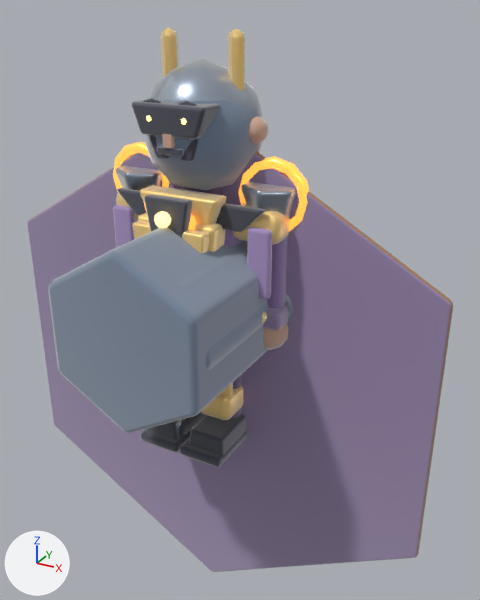
What one commit did to the glTF model public/assets/models/characters/commander.glb.
Camera for both pictures: a 50 mm camera at (1.72, -2.76, 2.21) aimed at (0.1, 0.18, 0.74). The axes (+X, +Y, +Z) are drawn at lower left. The lights are the same throughout. The first picture is the older version. Where no turn or scale is listed for an object, it has been applied to the vertices.
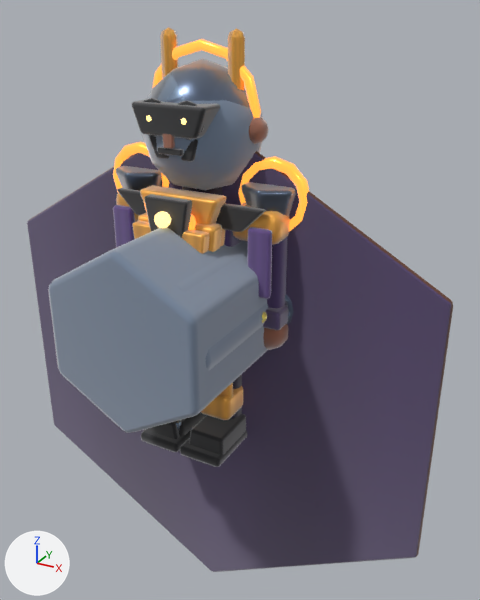
Changed parts and their boxes (x1, y1, x2, y2) in the pictures (480 x 600 px):
'weapon.pole', surface changed (darker): (27, 151, 453, 572) in both
'crest.crown', surface changed (darker): (151, 59, 250, 108) in both
'armPanel.R', surface changed (darker): (247, 227, 272, 299) in both
'collarFront', surface changed: (140, 185, 226, 225) in both
'head.commanderCrownBand', added (orange): after (152, 39, 261, 118)
'shoulderCap.1', surface changed (darker): (241, 182, 296, 216) in both
'arm.R', surface changed (darker): (267, 237, 287, 308) in both
'crest.hornR', surface changed (brown to orange): (228, 28, 245, 90) in both
'shoulder.R', surface changed: (232, 203, 290, 245) in both
'shoulderCap.-1', surface changed (darker): (116, 166, 162, 191) in both
'knee.R', surface changed: (201, 386, 243, 420) in both
'armPanel.L', surface changed (darker): (113, 205, 135, 248) in both
'crest.hornL', surface changed (brown to orange): (160, 27, 178, 79) in both
'torsoFrontShell', surface changed: (138, 213, 222, 252) in both
'arm.R.cuff', surface changed (darker): (263, 305, 289, 330) in both
'glove.R', surface changed (darker): (263, 324, 288, 350) in both
'torsoPanel.R', surface changed: (182, 230, 209, 254) in both
'ear.R', surface changed (beige to brown): (249, 117, 269, 144) in both
'torsoPanel.L', surface changed: (132, 220, 151, 239) in both
'torso', surface changed (darker): (224, 230, 243, 247) in both
'faceNoseBridge', surface changed (beige to brown): (162, 134, 175, 149) in both
'neckGuard', surface changed: (182, 186, 222, 195) in both
'wristBand.R', surface changed: (285, 295, 293, 324) in both
'shoulder.L', surface changed: (116, 193, 139, 222) in both
'leg.R.shinPlate', surface changed: (222, 383, 233, 398) in both
'torsoShell', surface changed: (220, 228, 226, 247) in both

What changed in the scene script:
```text
Change mat_mat_commander_metal:
    where n2 = _N.new('ShaderNodeMix'); n2.name = 'Mix'
    remove n2.inputs[7].default_value = (0.34, 0.4, 0.5, 1.0)  # 'B', grey #9eaabc
    add n4 = _N.new('ShaderNodeTexImage'); n4.name = 'Image Texture'
    add n4.image = img_art_paint_mat_commander_metal
    where n3 = _N.new('ShaderNodeVertexColor'); n3.name = 'Color Attribute'
    remove _L.new(n3.outputs[0], n2.inputs[6])  # 'Color' to 'A'
    add _L.new(n3.outputs[0], n2.inputs[7])  # 'Color' to 'B'
    add _L.new(n4.outputs[0], n2.inputs[6])  # 'Color' to 'A'
Change mat_mat_commander_accent:
    where n2 = _N.new('ShaderNodeMix'); n2.name = 'Mix'
    remove n2.inputs[7].default_value = (1.0, 0.7, 0.24, 1.0)  # 'B', beige #ffda86
    add n4 = _N.new('ShaderNodeTexImage'); n4.name = 'Image Texture'
    add n4.image = img_art_paint_mat_commander_accent
    where n3 = _N.new('ShaderNodeVertexColor'); n3.name = 'Color Attribute'
    remove _L.new(n3.outputs[0], n2.inputs[6])  # 'Color' to 'A'
    add _L.new(n3.outputs[0], n2.inputs[7])  # 'Color' to 'B'
    add _L.new(n4.outputs[0], n2.inputs[6])  # 'Color' to 'A'
Change mat_mat_commander_skin:
    where n2 = _N.new('ShaderNodeMix'); n2.name = 'Mix'
    remove n2.inputs[7].default_value = (0.62, 0.38, 0.28, 1.0)  # 'B', beige #cea690
    add n4 = _N.new('ShaderNodeTexImage'); n4.name = 'Image Texture'
    add n4.image = img_art_paint_mat_commander_skin
    where n3 = _N.new('ShaderNodeVertexColor'); n3.name = 'Color Attribute'
    remove _L.new(n3.outputs[0], n2.inputs[6])  # 'Color' to 'A'
    add _L.new(n3.outputs[0], n2.inputs[7])  # 'Color' to 'B'
    add _L.new(n4.outputs[0], n2.inputs[6])  # 'Color' to 'A'
Change mat_mat_commander_cloth:
    where n2 = _N.new('ShaderNodeMix'); n2.name = 'Mix'
    remove n2.inputs[7].default_value = (0.28, 0.18, 0.42, 1.0)  # 'B', purple #9076ad
    add n4 = _N.new('ShaderNodeTexImage'); n4.name = 'Image Texture'
    add n4.image = img_art_paint_mat_commander_cloth
    where n3 = _N.new('ShaderNodeVertexColor'); n3.name = 'Color Attribute'
    remove _L.new(n3.outputs[0], n2.inputs[6])  # 'Color' to 'A'
    add _L.new(n3.outputs[0], n2.inputs[7])  # 'Color' to 'B'
    add _L.new(n4.outputs[0], n2.inputs[6])  # 'Color' to 'A'
Change mat_mat_commander_leatherlight:
    where n2 = _N.new('ShaderNodeMix'); n2.name = 'Mix'
    remove n2.inputs[7].default_value = (0.298, 0.22, 0.408, 1.0)  # 'B', greyish purple #9481ab
    add n4 = _N.new('ShaderNodeTexImage'); n4.name = 'Image Texture'
    add n4.image = img_art_paint_mat_commander_leatherlight
    where n3 = _N.new('ShaderNodeVertexColor'); n3.name = 'Color Attribute'
    remove _L.new(n3.outputs[0], n2.inputs[6])  # 'Color' to 'A'
    add _L.new(n3.outputs[0], n2.inputs[7])  # 'Color' to 'B'
    add _L.new(n4.outputs[0], n2.inputs[6])  # 'Color' to 'A'
Change mat_mat_commander_clothlight:
    where n2 = _N.new('ShaderNodeMix'); n2.name = 'Mix'
    remove n2.inputs[7].default_value = (0.38, 0.262, 0.546, 1.0)  # 'B', purple #a68cc3
    add n4 = _N.new('ShaderNodeTexImage'); n4.name = 'Image Texture'
    add n4.image = img_art_paint_mat_commander_clothlight
    where n3 = _N.new('ShaderNodeVertexColor'); n3.name = 'Color Attribute'
    remove _L.new(n3.outputs[0], n2.inputs[6])  # 'Color' to 'A'
    add _L.new(n3.outputs[0], n2.inputs[7])  # 'Color' to 'B'
    add _L.new(n4.outputs[0], n2.inputs[6])  # 'Color' to 'A'
Add ob_head_commandercrownband:
    ob_head_commandercrownband = bpy.data.objects.new('head.commanderCrownBand', me_torus_162)  # 188 vertices, 376 faces; spans x -0.305..0.305, y -0.024..0.024, z -0.305..0.305
    ob_head_commandercrownband.location = (0.0, 0.0, 1.78)
```
